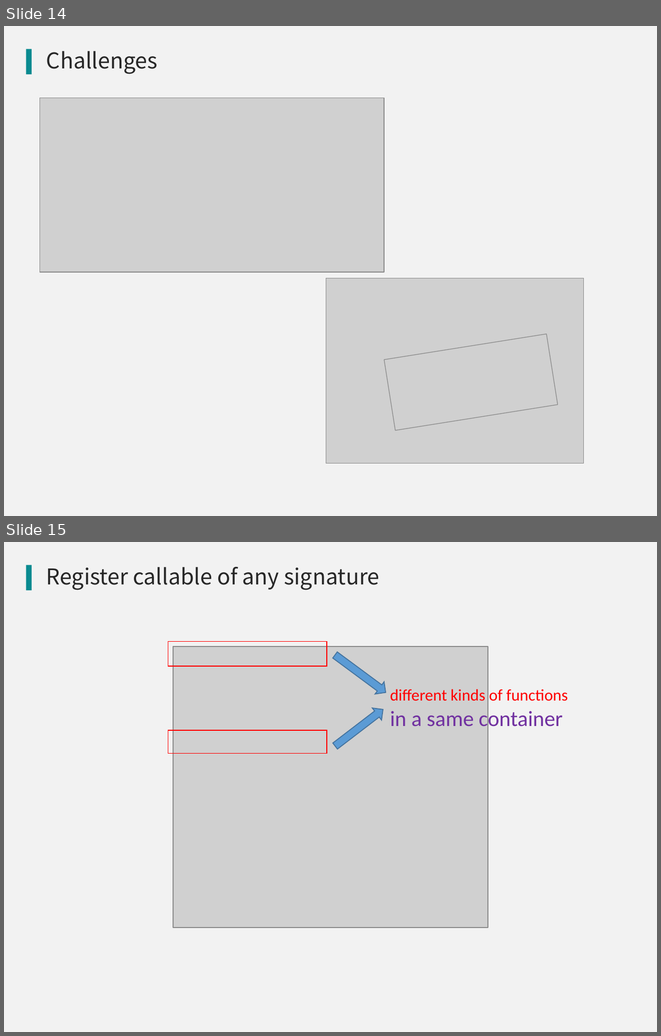
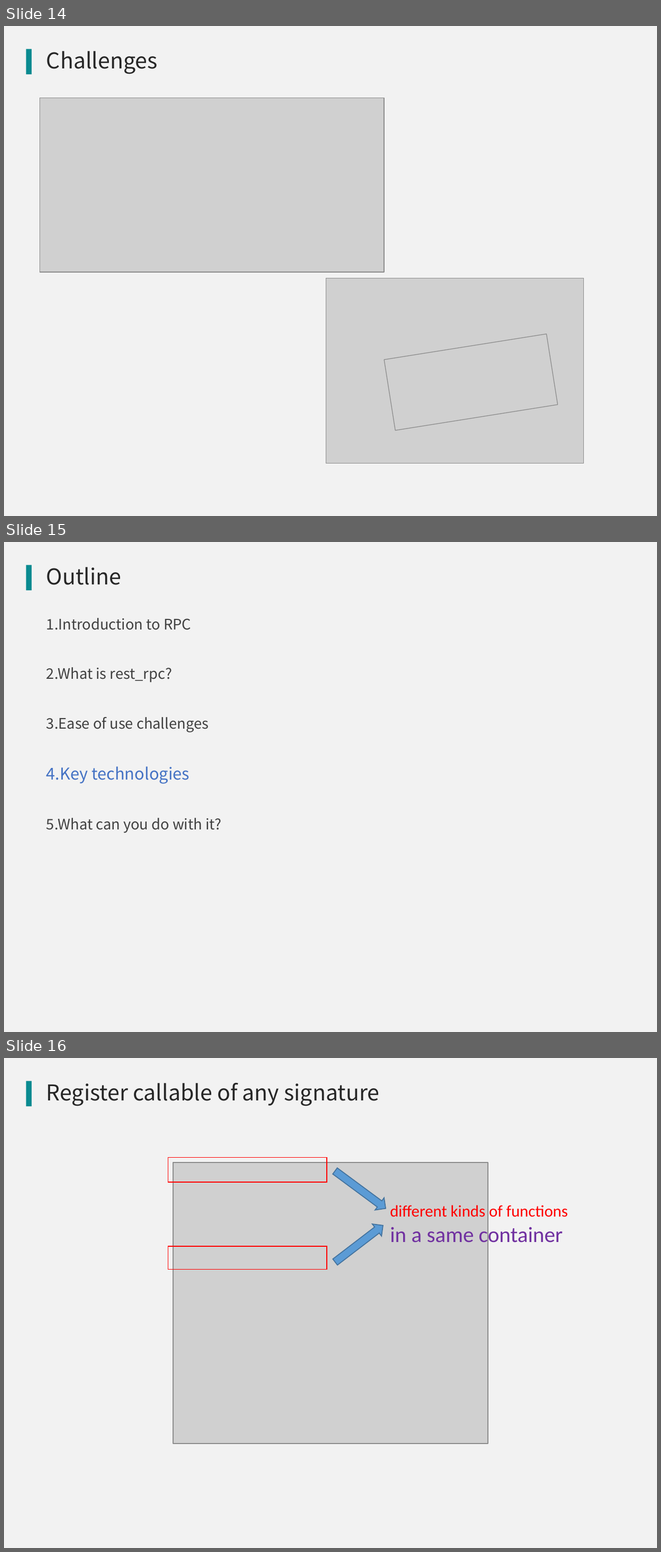
Before and after one commit to qicosmos/cppnow2017-ppt, a slide deck: An easy to use RPC framework implemented by c++11 and c++14.pptx. Shown one above the other, each under a label of ours: slides 14 and 15 before the commit, slides 14, 15 and 16 after it. The pictures are 661x1036 and 661x1552 pixels, drawn with LibreOffice and Linux fonts; fonts in the diff are those of the drawing; grey boxes stand for pictures; background and template pictures are left out. Boxes give left, top, right and bottom in pixels: in the first picture for what was removed or moved away, otherwise in the second. Text is boxed around its words. In the diff, an @@ line names an element or a change of style, - is before the commit and + after.

```diff
--- a/An easy to use RPC framework implemented by c++11 and c++14.pptx
+++ b/An easy to use RPC framework implemented by c++11 and c++14.pptx
@@ slide 15 added at (x1=4, y1=542, x2=657, y2=1032), background #F2F2F2; not listed: 1 template element that a slide beside it also shows @@
@@ title added at (x1=46, y1=567, x2=122, y2=585), 24 pt, text #262626 @@
+Outline
@@ text added at (x1=46, y1=618, x2=221, y2=833), 16 pt, text #404040 @@
+1.Introduction to RPC
+2.What is rest_rpc?
+3.Ease of use challenges
+4.Key technologies
+5.What can you do with it?
@@ what was slide 15 is now slide 16 @@
```
Also in this commit, not shown: 7 slides changed.
